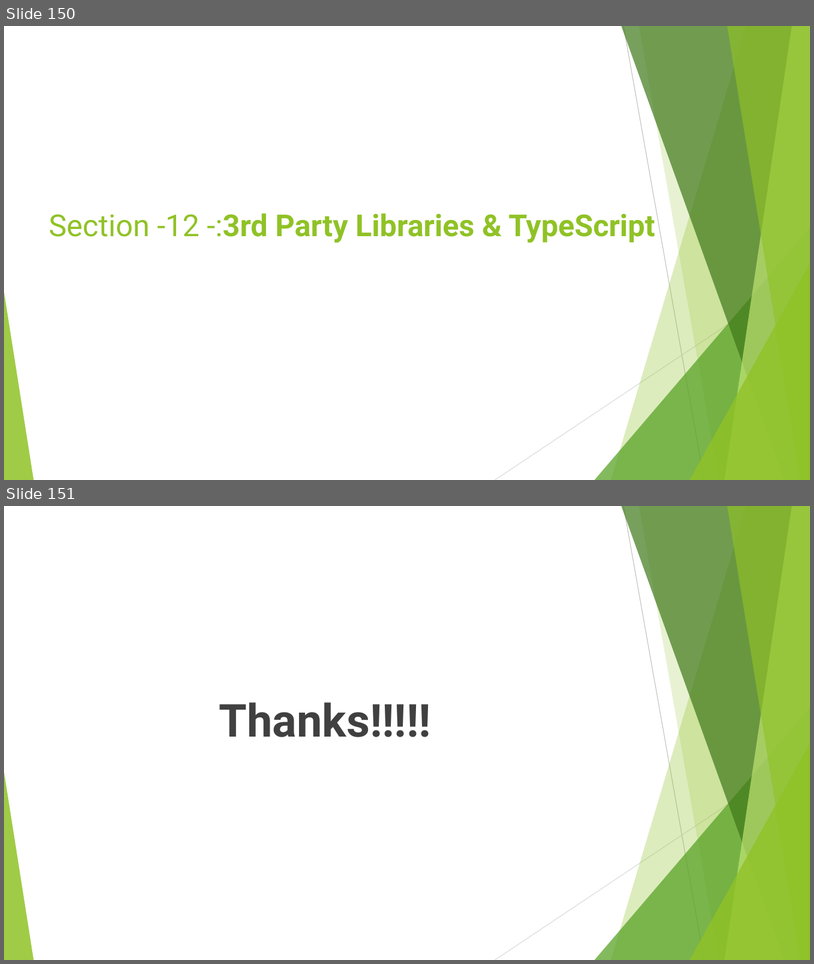
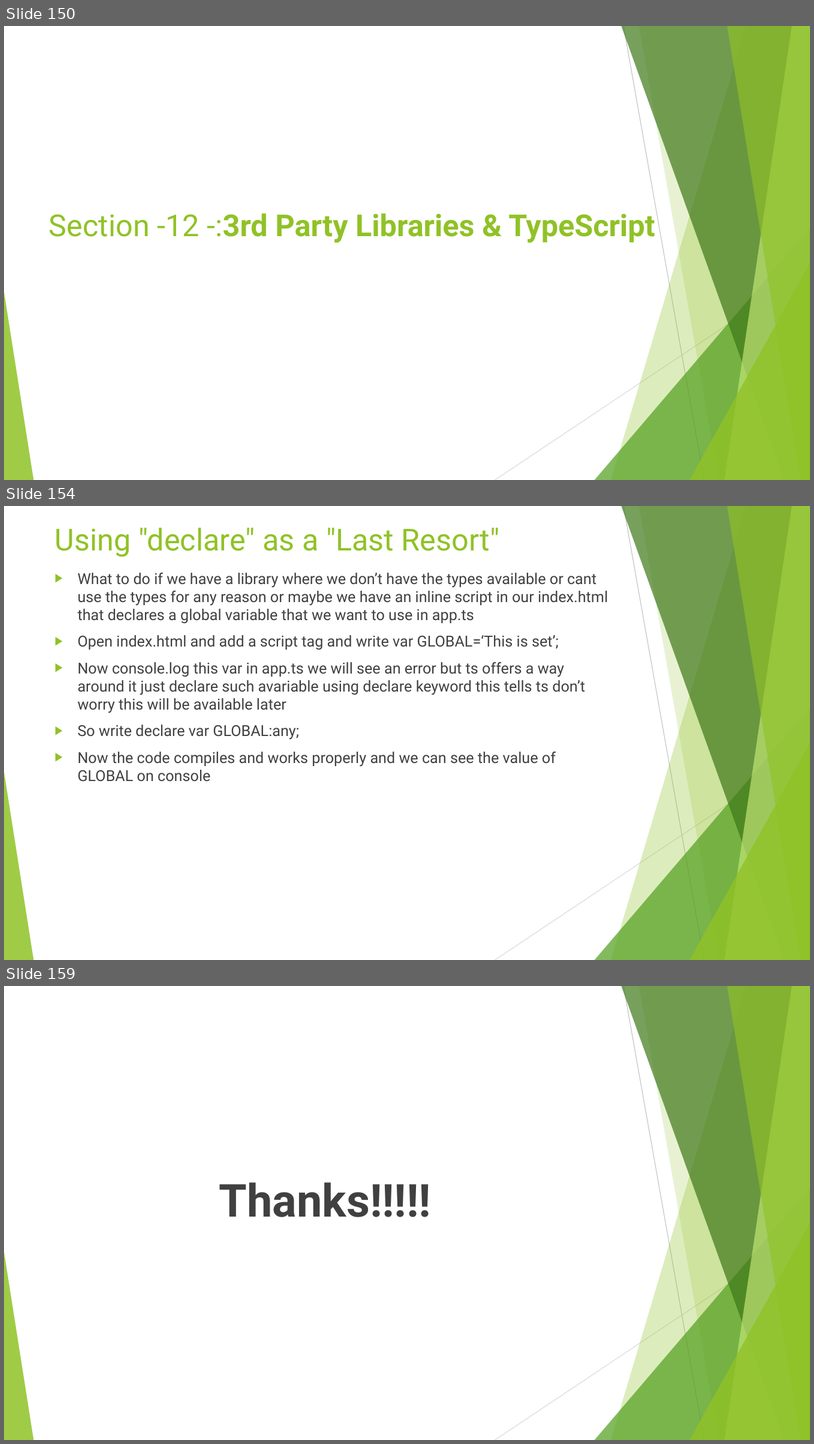
Before and after one commit to rudhrainfogain/TypeScript, a slide deck: PPT/TypeScriptv12.pptx. Shown one above the other, each under a label of ours: slides 150 and 151 before the commit, slides 150, 154 and 159 after it; the slides between them are not shown. The pictures are 814x964 and 814x1444 pixels, drawn with LibreOffice and Linux fonts; fonts in the diff are those of the drawing. Boxes give left, top, right and bottom in pixels: in the first picture for what was removed or moved away, otherwise in the second. Text is boxed around its words. In the diff, an @@ line names an element or a change of style, - is before the commit and + after.

```diff
--- a/PPT/TypeScriptv12.pptx
+++ b/PPT/TypeScriptv12.pptx
@@ slide 154 added at [4,506,810,960], background #FFFFFF; not listed: 10 template elements that a slide beside it also shows @@
@@ title added at [55,528,500,557], 36 pt, text #90C226 @@
+Using "declare" as a "Last Resort"
@@ text added at [78,573,608,781], 18 pt, text #404040 @@
+▶ What to do if we have a library where we don’t have the types available or cant use the types for any reason or maybe we have an inline script in our index.html that declares a global variable that we want to use in app.ts
+▶ Open index.html and add a script tag and write var GLOBAL=‘This is set’;
+▶ Now console.log this var in app.ts we will see an error but ts offers a way around it just declare such avariable using declare keyword this tells ts don’t worry this will be available later
+▶ So write declare var GLOBAL:any;
+▶ Now the code compiles and works properly and we can see the value of GLOBAL on console
@@ what was slide 151 is now slide 159 @@
```
Also in this commit, not shown: 7 other slides added, 15 other files.
